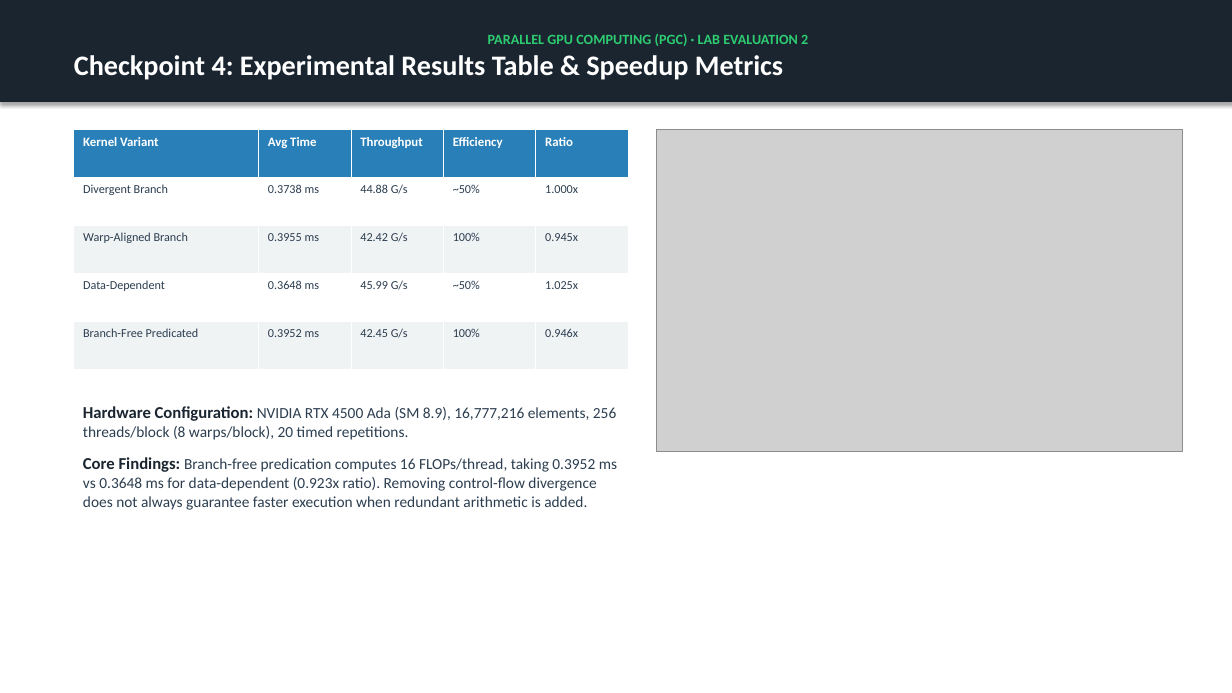
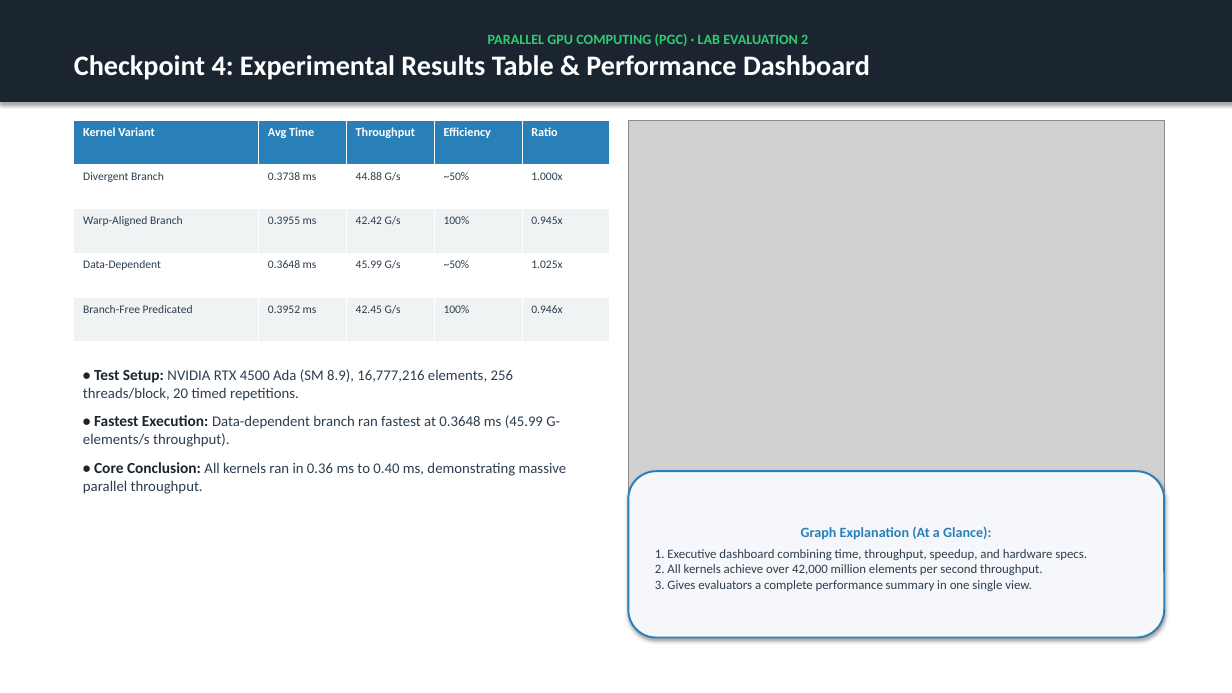
Before and after one commit to jaideep67/Parallel-Gpu-Computing, a slide deck: slide 6 of lab2_evaluation/presentation/PGC_Lab2_Warp_Divergence_Evaluation.pptx. Drawn at 1232x693 pixels with LibreOffice and Linux fonts; fonts in the diff are those of the drawing; grey boxes stand for pictures. Boxes give left, top, right and bottom in pixels: in the first picture for what was removed or moved away, otherwise in the second. Text is boxed around its words. In the diff, an @@ line names an element or a change of style, - is before the commit and + after.

Commit message:
Refactor README and presentation: Simple architecture, 3-4 points per checkpoint, and 2-3 sentence graph explanations

```diff
--- a/lab2_evaluation/presentation/PGC_Lab2_Warp_Divergence_Evaluation.pptx
+++ b/lab2_evaluation/presentation/PGC_Lab2_Warp_Divergence_Evaluation.pptx
@@ text in rectangle at bbox=[74, 55, 870, 80]: text changed @@
-Checkpoint 4: Experimental Results Table & Speedup Metrics
+Checkpoint 4: Experimental Results Table & Performance Dashboard
@@ table at bbox=[74, 120, 610, 342] @@
@@ size 10 to 9.5 pt in "Kernel Variant", "Avg Time", "Throughput", "Efficiency" and 1 more places @@
@@ size 9.5 to 9 pt in "Divergent Branch", "0.3738 ms", "44.88 G/s", "~50%" and 16 more places @@
@@ table: place and size @@
-table at bbox=[74, 129, 628, 370]
+table at bbox=[74, 120, 610, 342]
@@ picture: place and size @@
-picture at bbox=[656, 129, 1183, 451]
+picture at bbox=[628, 120, 1165, 492]
@@ text at bbox=[83, 369, 567, 494]: text changed; size 12 to 11.5 pt @@
-Hardware Configuration: NVIDIA RTX 4500 Ada (SM 8.9), 16,777,216 elements, 256 threads/block (8 warps/block), 20 timed repetitions.
-Core Findings: Branch-free predication computes 16 FLOPs/thread, taking 0.3952 ms vs 0.3648 ms for data-dependent (0.923x ratio). Removing control-flow divergence does not always guarantee faster execution when redundant arithmetic is added.
+• Test Setup: NVIDIA RTX 4500 Ada (SM 8.9), 16,777,216 elements, 256 threads/block, 20 timed repetitions.
+• Fastest Execution: Data-dependent branch ran fastest at 0.3648 ms (45.99 G-elements/s throughput).
+• Core Conclusion: All kernels ran in 0.36 ms to 0.40 ms, demonstrating massive parallel throughput.
@@ rounded rectangle added at bbox=[628, 471, 1165, 638], fill #F5F7FA, outline #2980B9 1.5 pt, 10 pt, text #2C3E50 @@
+Graph Explanation (At a Glance):
+1. Executive dashboard combining time, throughput, speedup, and hardware specs.
+2. All kernels achieve over 42,000 million elements per second throughput.
+3. Gives evaluators a complete performance summary in one single view.
```
Also in this commit, not shown: 5 other slides changed, 1 slide added, 1 slide removed, 2 other files.
